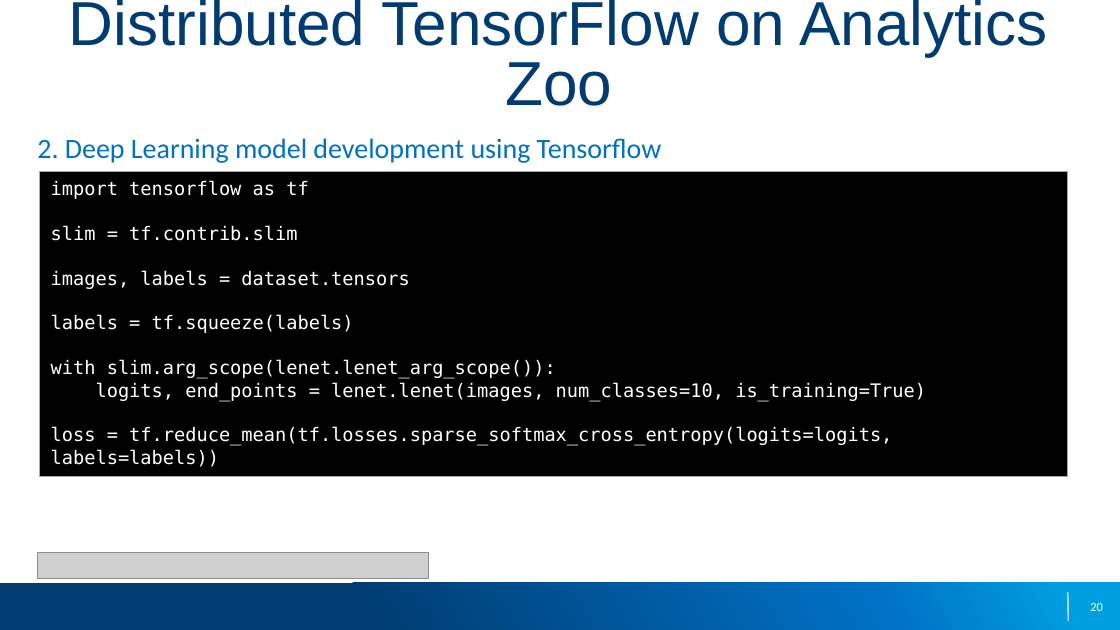
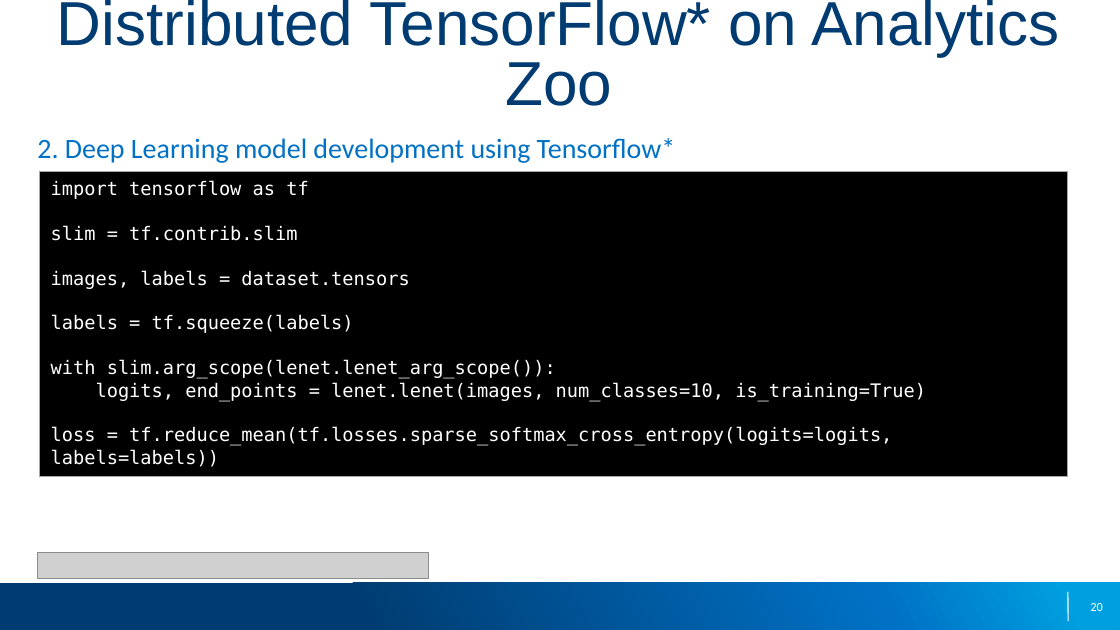
Before and after one commit to elephantscale/intel-analytics-zoo-tutorials, a slide deck: slide 20 of slides/1-Analytics-Zoo-Overview.pptx. Drawn at 1120x630 pixels with LibreOffice and Linux fonts; fonts in the diff are those of the drawing; grey boxes stand for pictures; background and template pictures are left out. Boxes give left, top, right and bottom in pixels: in the first picture for what was removed or moved away, otherwise in the second. Text is boxed around its words. In the diff, an @@ line names an element or a change of style, - is before the commit and + after.

```diff
--- a/slides/1-Analytics-Zoo-Overview.pptx
+++ b/slides/1-Analytics-Zoo-Overview.pptx
@@ title at <box>57,0,1059,106</box>: text changed @@
-Distributed TensorFlow on Analytics Zoo
+Distributed TensorFlow* on Analytics Zoo
@@ text at <box>37,138,676,163</box>: text changed @@
-2. Deep Learning model development using Tensorflow
+2. Deep Learning model development using Tensorflow*
```
Also in this commit, not shown: 13 other slides changed.
